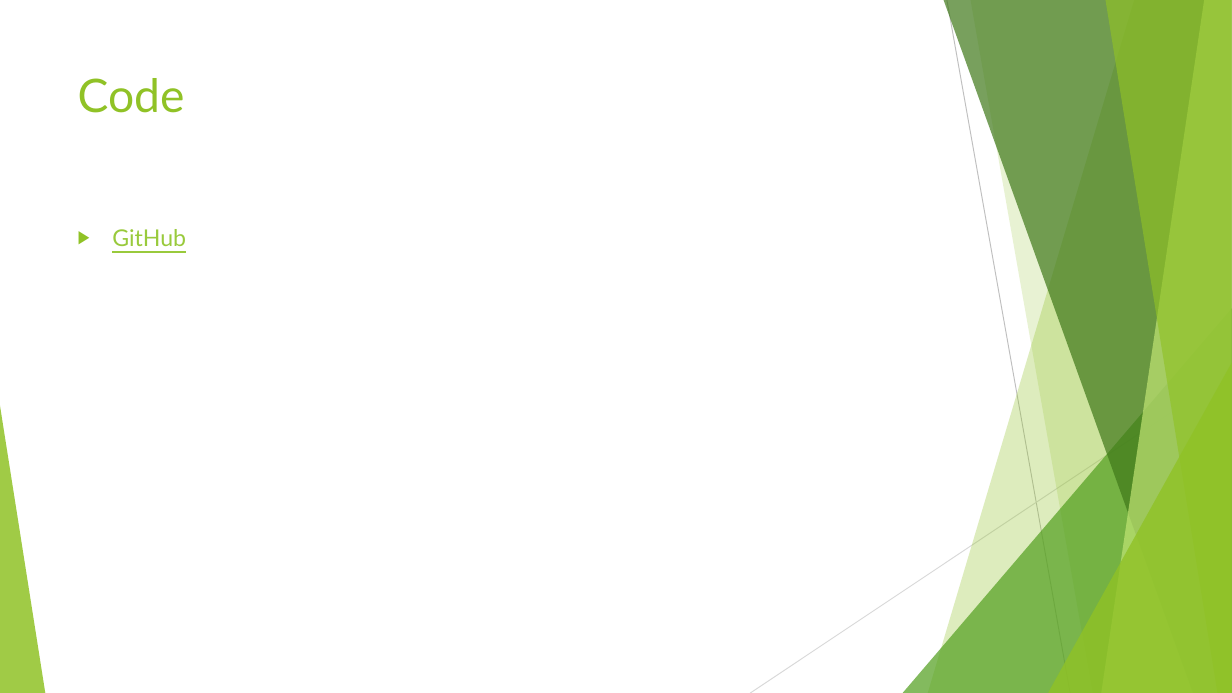
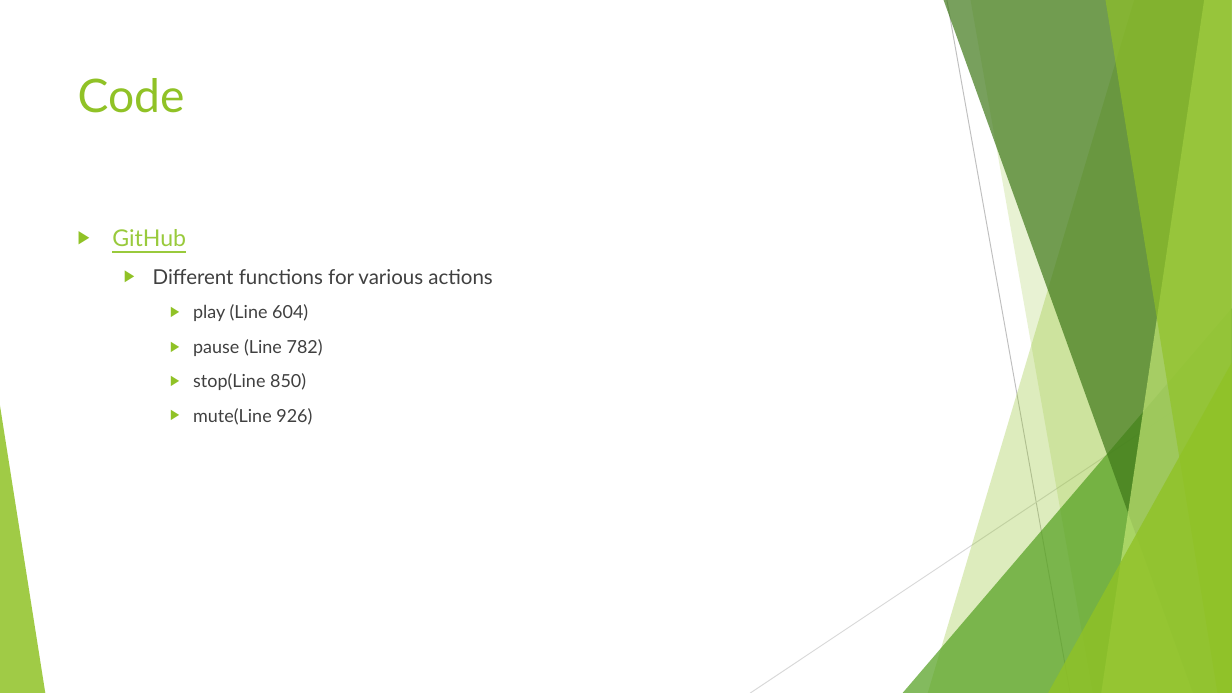
Before and after one commit to amy61789/web150, a slide deck: slide 5 of HOWLER.pptx (slide 6 before the commit). Drawn at 1232x693 pixels with LibreOffice and Linux fonts; fonts in the diff are those of the drawing. Boxes give left, top, right and bottom in pixels: in the first picture for what was removed or moved away, otherwise in the second. Text is boxed around its words. In the diff, an @@ line names an element or a change of style, - is before the commit and + after.

```diff
--- a/HOWLER.pptx
+++ b/HOWLER.pptx
@@ text at (153,269,492,425): paragraphs added @@
+  ▶ Different functions for various actions
+    ▶ play (Line 604)
+    ▶ pause (Line 782)
+    ▶ stop(Line 850)
+    ▶ mute(Line 926)
```
Also in this commit, not shown: 3 other slides changed.
